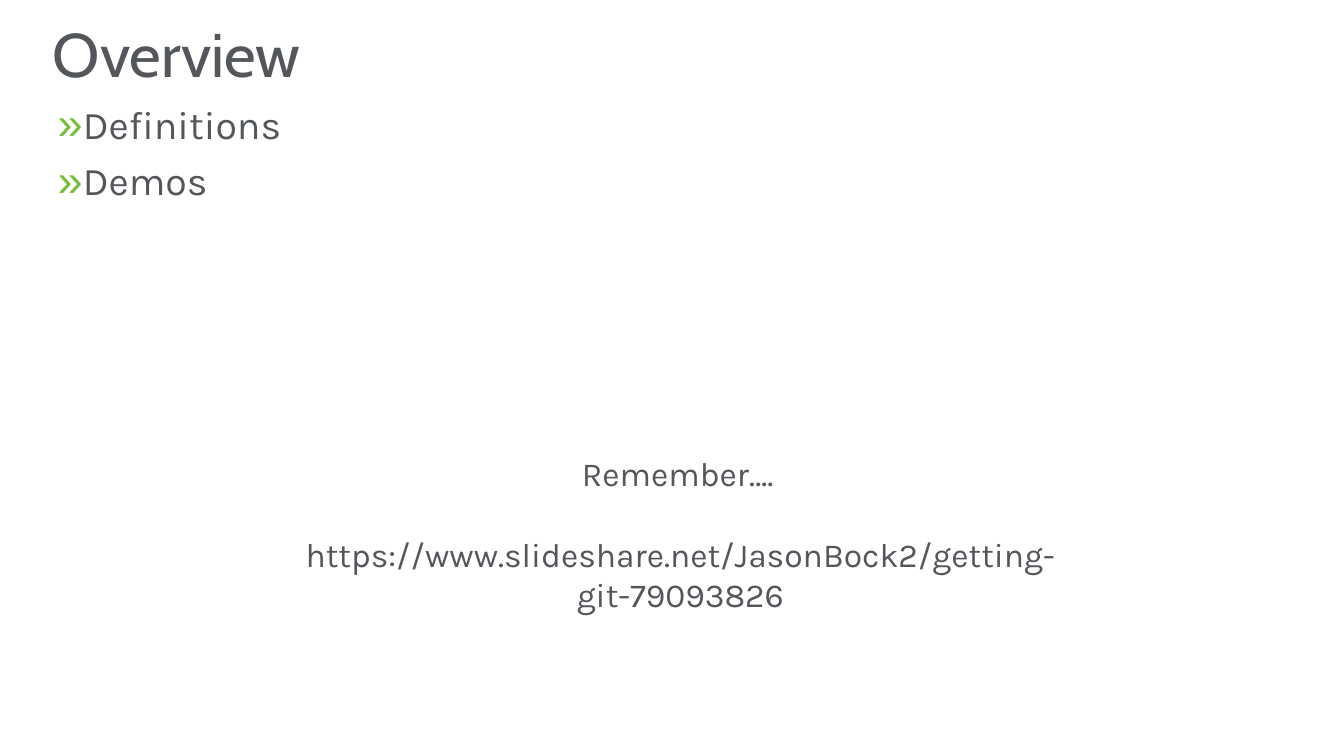
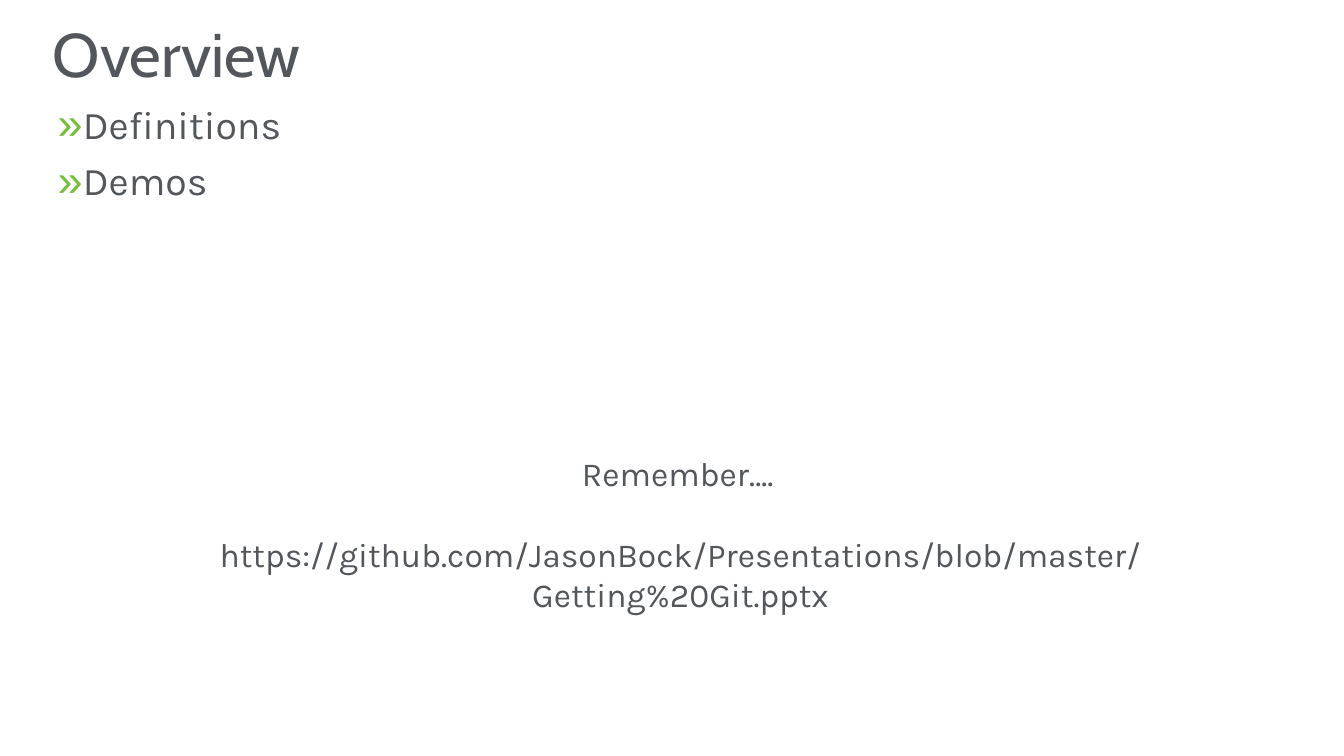
Before and after one commit to JasonBock/Presentations, a slide deck: slide 4 of Getting Git.pptx. Drawn at 1344x756 pixels with LibreOffice and Linux fonts; fonts in the diff are those of the drawing; background and template pictures are left out. Boxes give left, top, right and bottom in pixels: in the first picture for what was removed or moved away, otherwise in the second. Text is boxed around its words. In the diff, an @@ line names an element or a change of style, - is before the commit and + after.

```diff
--- a/Getting Git.pptx
+++ b/Getting Git.pptx
@@ text "Remember….": place and size @@
-text "Remember…." at (306, 463, 1055, 615)
+text "Remember…." at (220, 463, 1141, 616)
@@ text at (220, 542, 1141, 616): text changed @@
-https://www.slideshare.net/JasonBock2/getting-git-79093826
+https://github.com/JasonBock/Presentations/blob/master/Getting%20Git.pptx
```
Also in this commit, not shown: 2 other slides changed.
